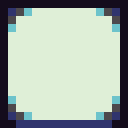
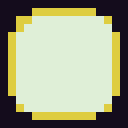
Before/after of a 128×128 layered artwork. What changed in the layer stack:
added layer "Layer 3" above "Layer 2" over [8, 8, 120, 128]
